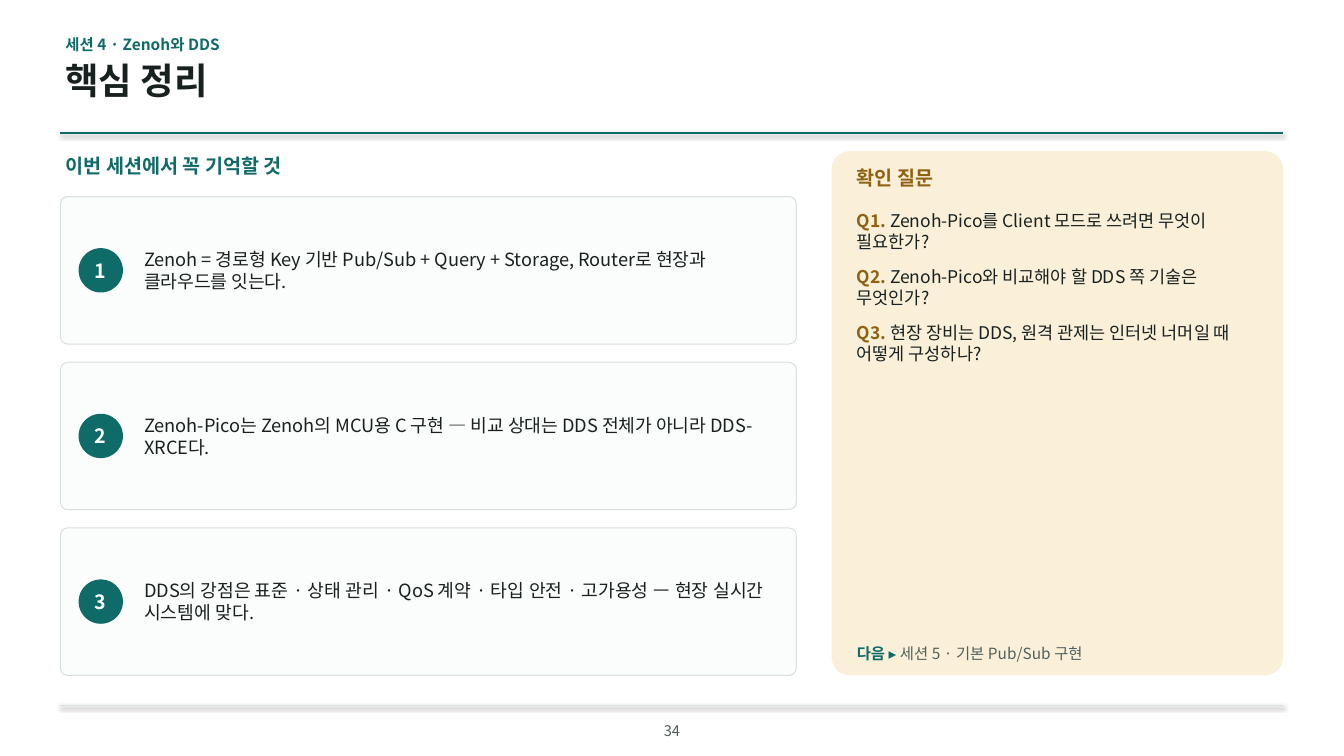
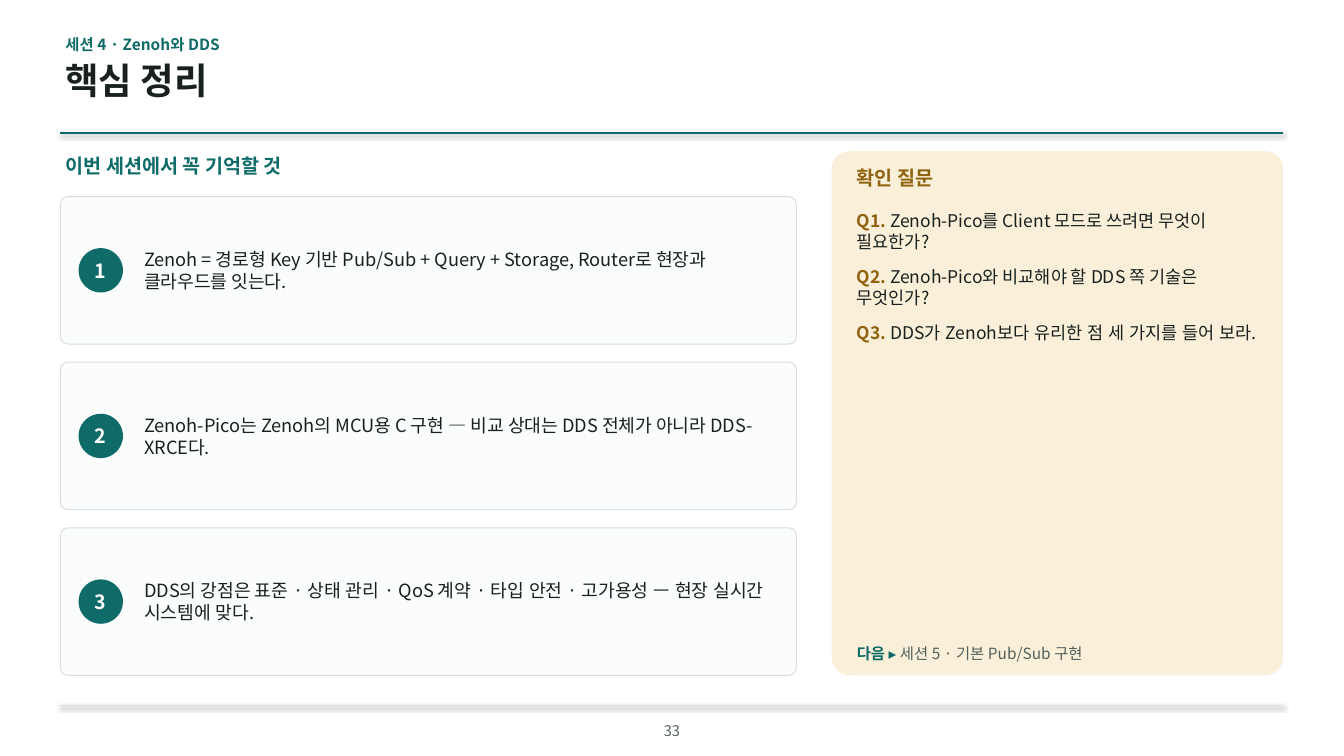
Before and after one commit to IntellectusCorp/int2DDS-lecture, a slide deck: slide 33 of int2dds-lecture-for-beginner.pptx (slide 34 before the commit). Drawn at 1344x756 pixels with LibreOffice and Linux fonts; fonts in the diff are those of the drawing; background and template pictures are left out. Boxes give left, top, right and bottom in pixels: in the first picture for what was removed or moved away, otherwise in the second. Text is boxed around its words. In the diff, an @@ line names an element or a change of style, - is before the commit and + after.

```diff
--- a/int2dds-lecture-for-beginner.pptx
+++ b/int2dds-lecture-for-beginner.pptx
@@ text at [857, 324, 1256, 343]: text changed @@
-Q3. 현장 장비는 DDS, 원격 관제는 인터넷 너머일 때 어떻게 구성하나?
+Q3. DDS가 Zenoh보다 유리한 점 세 가지를 들어 보라.
@@ text at [664, 725, 680, 736]: text changed @@
-34
+33
```
Also in this commit, not shown: 24 other slides changed, 1 slide added, 4 slides removed, 1 other file.
